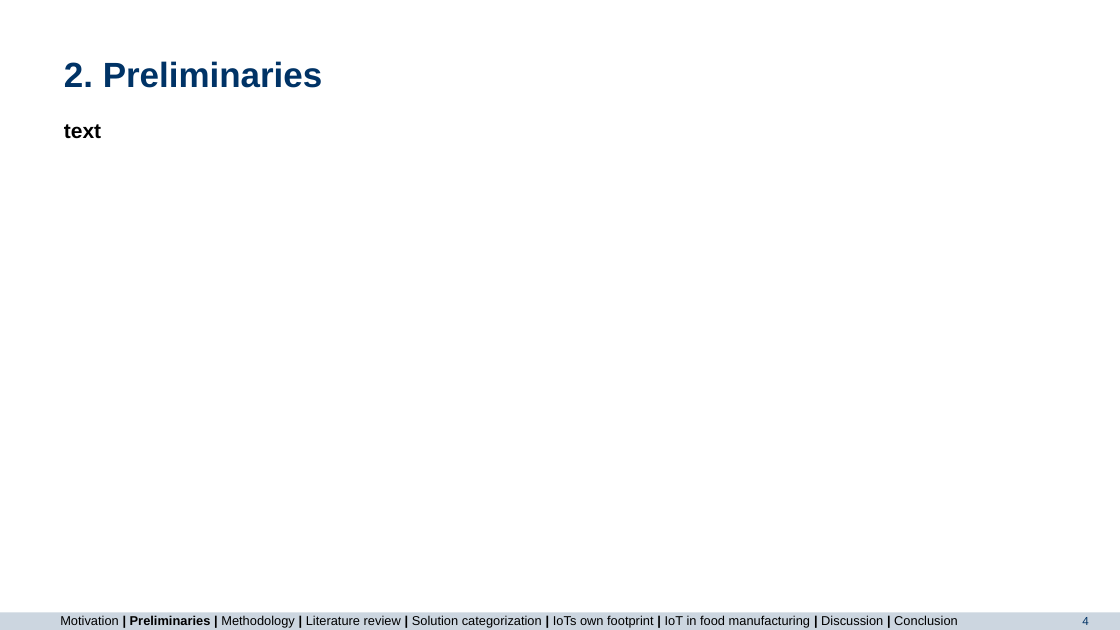
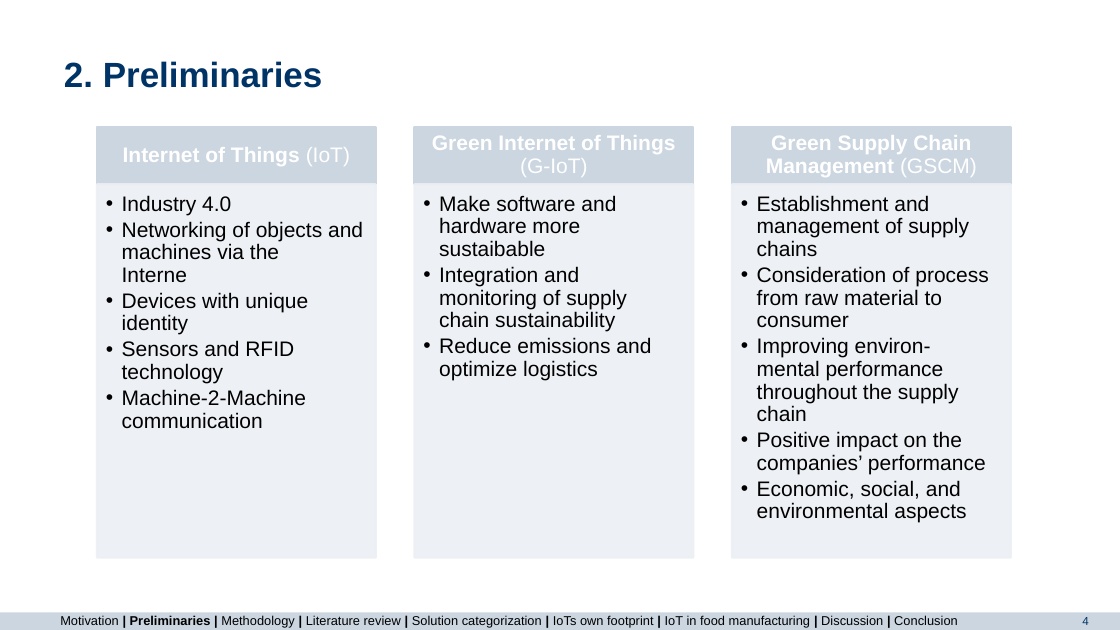
Before and after one commit to majuritz/internet-of-things-seminar, a slide deck: slide 4 of IoT final presentation.pptx. Drawn at 1120x630 pixels with LibreOffice and Linux fonts; fonts in the diff are those of the drawing; background and template pictures are left out. Boxes give left, top, right and bottom in pixels: in the first picture for what was removed or moved away, otherwise in the second. Text is boxed around its words. In the diff, an @@ line names an element or a change of style, - is before the commit and + after.

```diff
--- a/IoT final presentation.pptx
+++ b/IoT final presentation.pptx
@@ text removed at (64,124,101,139) @@
-text
@@ group added at (97,127,1012,557): 6 rectangles, 6 texts @@
+Internet of Things (IoT)
+  • Industry 4.0
+  • Networking of objects and machines via the
+    Interne
+  • Devices with unique identity
+  • Sensors and RFID technology
+  • Machine-2-Machine
+    communication
+Green Internet of Things
+(G-IoT)
+  • Make software and hardware more sustaibable
+  • Integration and monitoring of supply chain sustainability
+  • Reduce emissions and optimize logistics
+Green Supply Chain Management (GSCM)
+  • Establishment and
+    management of supply chains
+  • Consideration of process from raw material to consumer
+  • Improving environ-
+    mental performance throughout the supply chain
+  • Positive impact on the companies’ performance
+  • Economic, social, and
+    environmental aspects
```
Also in this commit, not shown: 1 other slide changed, 1 other file.
